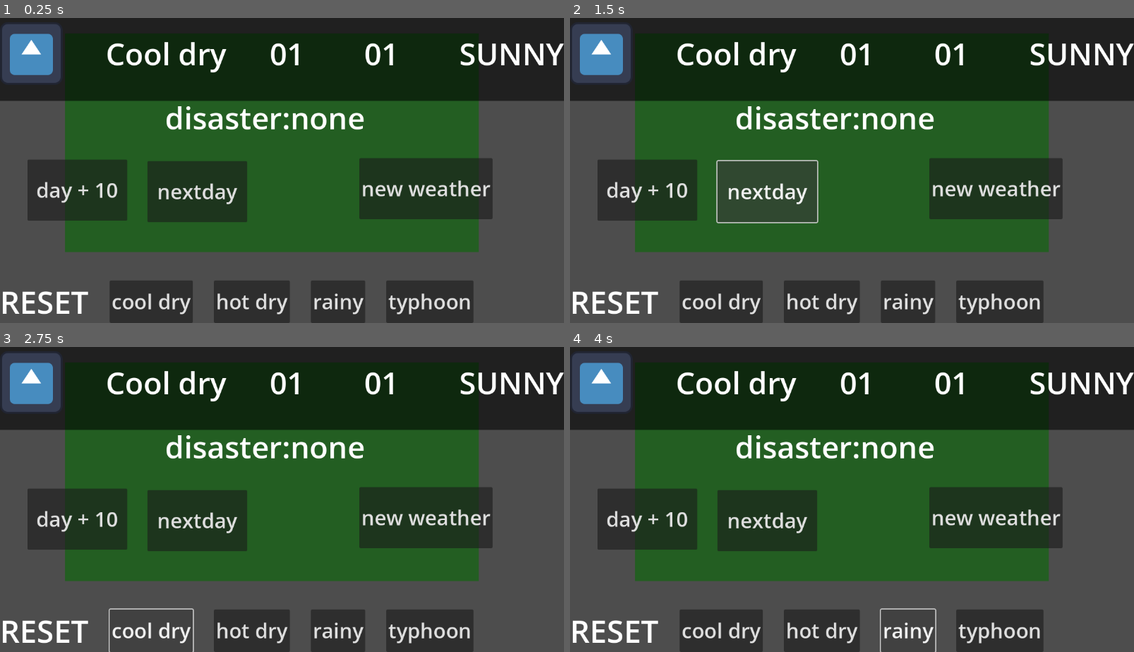
Above: before the commit, frames 1-4 (two rows, left to right).
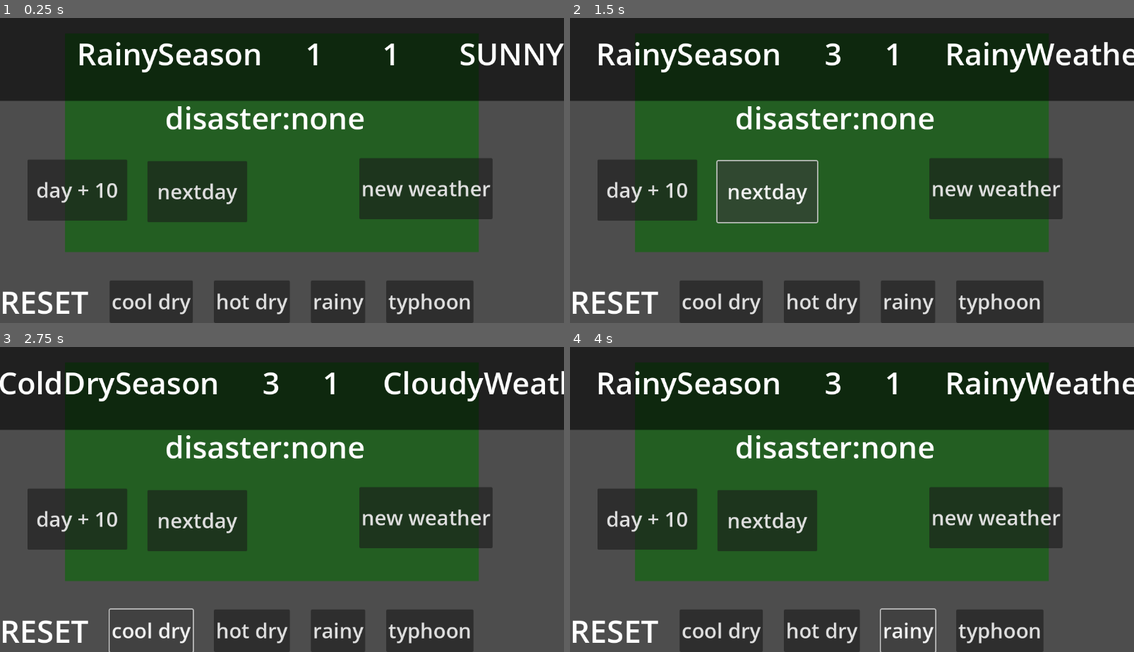
Above: after the commit, the same moments.

Repository: Magnaye16/natural-disaster-3d
Game: Godot game, scene res://test_env.tscn
Two runs of this game, one before a commit and one after it. Both use one fixed random seed, a clock stepped at 60 frames per second and the inputs below. This scene is started directly instead of the project's main scene. The engine's default icon, where the game draws it, is replaced by a stand-in: a white triangle on a blue panel in a dark square.
Inputs:
- Up to frame 1 (0.25 s): no input
- Up to frame 2 (1.5 s): click "day + 10" at 0.5 s; click "nextday" at 1.25 s
- Up to frame 3 (2.75 s): click "cool dry" at 2 s
- Up to frame 4 (4 s): click "hot dry" at 2.75 s; click "rainy" at 3.5 s

The runs differ from the first frame. In frame 1, 3.6% of the frame differs, in the area x 0-70%, y 1-22%; in frame 2, 4.7%, in the area x 0-100%, y 1-22%; in frame 3, 4.7%; in frame 4, 4.7%.
Error before the commit: Parse Error: Could not resolve external class member "season_manager". (res://environment.gd:15)
Error after the commit: Invalid call. Nonexistent function 'init' in base 'Node (SeasonManager)'. (res://Modules/gameManager/game_manager.gd:12)

Commit message:
refactor: update season_manager and disaster_manager instantiation in GameManager

Diff:
--- a/Modules/gameManager/game_manager.gd
+++ b/Modules/gameManager/game_manager.gd
@@ -1,13 +1,34 @@
 class_name GameManager
 extends Node2D
 
-@export var season_manager: SeasonManager = Season_manager
-@export var disaster_manager: DisasterManager = Disaster_manager
 @export var weather_manager: WeatherManager = WeatherManager.new()
+@export var season_manager:SeasonManager = preload("res://Modules/seasons/season_manager_autoload.tscn").instantiate()
+@export var disaster_manager:DisasterManager = preload("res://Modules/disasters/disaster_manager_autoload.tscn").instantiate()
 
+
+
+
+func init() -> void:
+	season_manager.init()
+
+
+
+func get_current_season()->Season:
+	return season_manager.get_current_season()
+
+func set_starting_season(season_name:String)->void:
+	season_manager.reset()
+	season_manager.pick_starting_season(
+		season_manager.seasons.find_custom(
+			func(season:Season):
+				return season_name+"Season" == season.name
+				))
+	advance_weather()
 
 func advance_day() -> void:
 	season_manager.advance_day()
+	advance_weather()
+	#disaster_manager.try_generate_disaster()
 
 func advance_weather()->void:
 	weather_manager.advance_weather(season_manager.get_current_season())
